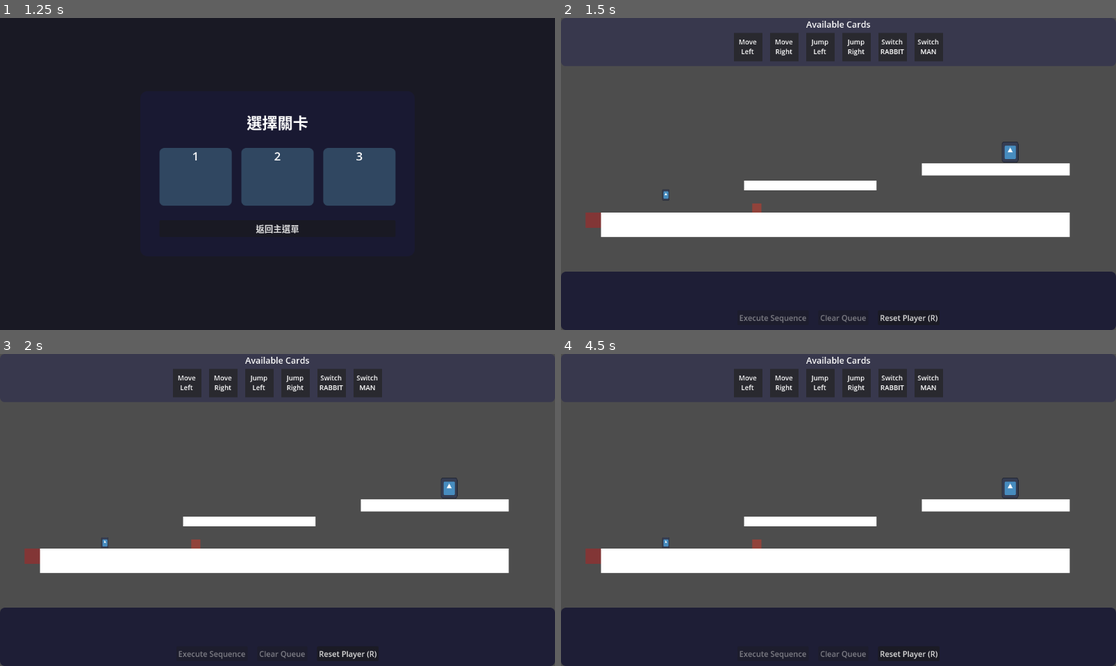
Above: before the commit, frames 1-4 (two rows, left to right).
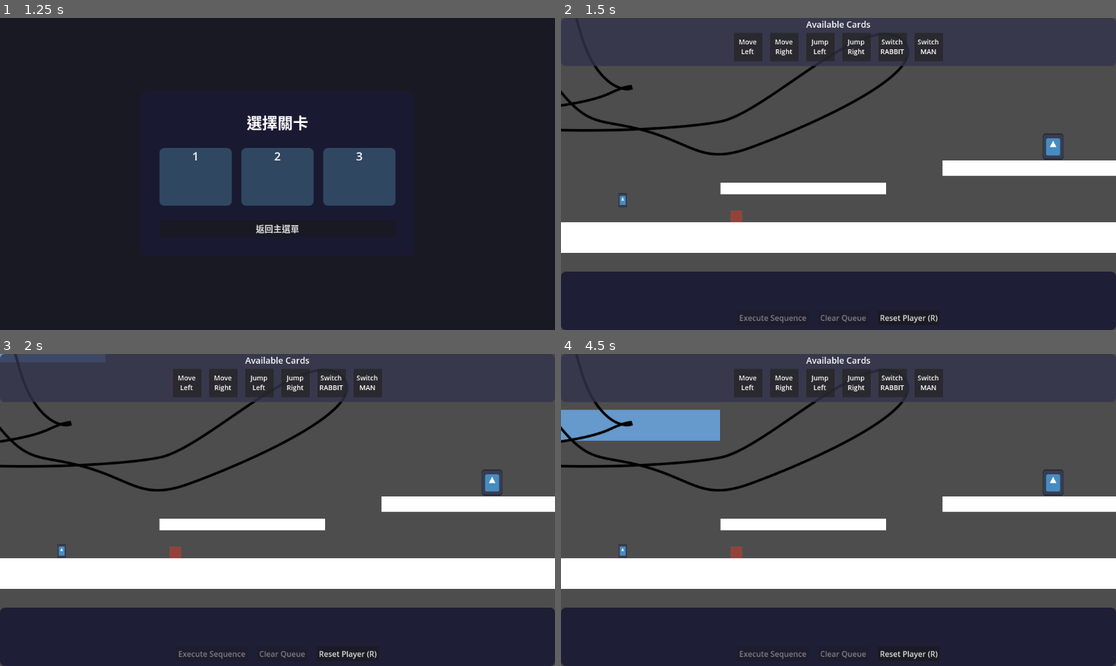
Above: after the commit, the same moments.

Repository: Yuanryan/Rune-Lengend
Game: Godot game, scene res://Scenes/main.tscn
Two runs of this game, one before a commit and one after it. Both use one fixed random seed, a clock stepped at 60 frames per second and the inputs below. The engine's default icon, where the game draws it, is replaced by a stand-in: a white triangle on a blue panel in a dark square.
Inputs (mouse positions are in pixels of both pictures, inside the frame that each line leads up to):
- Up to frame 1 (1.25 s): click "Start" at 0.5 s
- Up to frame 2 (1.5 s): click "🔒" at 1.25 s
- Up to frame 3 (2 s): no input
- Up to frame 4 (4.5 s): click "Reset Player (R)" at 2 s; tap Enter (ui_accept) at 2.75 s; drag from (749, 382) to (1010, 488) at 2.77 s; drag from (783, 382) to (1010, 488) at 3.52 s; move the mouse to (821, 382) at 4.27 s; click (821, 382) at 4.42 s

Frame 1 is identical in both runs. In frame 2, 12% of the frame differs, in the area x 0-100%, y 15-76%; in frame 3, 12%; in frame 4, 15%.

Commit message:
moving platforom, and line 2d moving trail

Diff:
--- /dev/null
+++ b/Scenes/LevelEdit/moving_platform.tscn
@@ -0,0 +1,27 @@
+[gd_scene load_steps=5 format=3 uid="uid://dhid8hboo4a2p"]
+
+[ext_resource type="Script" uid="uid://cg5b6xnuk7vi0" path="res://Scripts/Level/moving_platform.gd" id="1_rj0f2"]
+[ext_resource type="Script" path="res://Scripts/Level/smooth_line.gd" id="2_8lfmr"]
+
+[sub_resource type="RectangleShape2D" id="RectangleShape2D_1"]
+size = Vector2(384, 64)
+
+[sub_resource type="Curve2D" id="Curve2D_default"]
+_data = {
+"points": PackedVector2Array(-86.33719, 50.4568, 86.33719, -50.4568, -11, -56, -60.41051, -79.69046, 60.41051, 79.69046, 105, 83, 90.437454, -42.67395, -90.437454, 42.67395, 130, 130, -96.83762, -24.949432, 96.83762, 24.949432, -126, 192, -98.07117, 19.54605, 98.07117, -19.54605, 359, 189, -73.715416, -67.572464, 73.715416, 67.572464, 737, 20, 94.093285, -33.859325, -94.093285, 33.859325, 419, 244, 95.86991, 28.442225, -95.86991, -28.442225, 209, 210, 63.733055, 77.05906, -63.733055, -77.05906, 28, 128, -86.33719, 50.4568, 86.33719, -50.4568, 2, 0)
+}
+point_count = 10
+
+[node name="MovingPlatform" type="AnimatableBody2D"]
+script = ExtResource("1_rj0f2")
+
+[node name="CollisionShape2D" type="CollisionShape2D" parent="."]
+shape = SubResource("RectangleShape2D_1")
+
+[node name="Polygon2D" type="Polygon2D" parent="."]
+color = Color(0.4, 0.6, 0.8, 1)
+polygon = PackedVector2Array(-192, -32, 192, -32, 192, 32, -192, 32)
+
+[node name="Path2D" type="Path2D" parent="."]
+curve = SubResource("Curve2D_default")
+script = ExtResource("2_8lfmr")
--- a/Scenes/LevelEdit/moving_platforom.tscn
+++ /dev/null
@@ -1,3 +0,0 @@
-[gd_scene format=3 uid="uid://dhid8hboo4a2p"]
-
-[node name="MovingPlatforom" type="RigidBody2D"]
--- a/Scenes/Levels/level_1.tscn
+++ b/Scenes/Levels/level_1.tscn
@@ -7,6 +7,7 @@
 [ext_resource type="PackedScene" uid="uid://ctp1234l38t1a" path="res://Scenes/LevelEdit/checkpoint.tscn" id="5_cyadu"]
 [ext_resource type="PackedScene" uid="uid://dakout3cuxl2s" path="res://Scenes/LevelEdit/damage_area.tscn" id="6_5f3p6"]
 [ext_resource type="PackedScene" uid="uid://cjnqrwfc3b3qd" path="res://Scenes/LevelEdit/spike.tscn" id="6_xgxfi"]
+[ext_resource type="PackedScene" uid="uid://dhid8hboo4a2p" path="res://Scenes/LevelEdit/moving_platform.tscn" id="8_jv26f"]
 
 [node name="Level1" type="Node2D"]
 script = ExtResource("1_0x8k9")
@@ -62,7 +63,6 @@
 [node name="Camera2D" type="Camera2D" parent="."]
 position = Vector2(48, 208)
 offset = Vector2(0, 100)
-zoom = Vector2(0.8, 0.8)
 limit_enabled = false
 position_smoothing_enabled = true
 position_smoothing_speed = 8.0
@@ -94,9 +94,16 @@
 [node name="Spike" parent="." instance=ExtResource("6_xgxfi")]
 position = Vector2(-176, 384)
 
+[node name="MovingPlatform" parent="." instance=ExtResource("8_jv26f")]
+sync_to_physics = false
+
+[node name="Path2D" parent="MovingPlatform" index="2"]
+position = Vector2(-556, 10)
+
 [editable path="Land"]
 [editable path="Land2"]
 [editable path="Land3"]
 [editable path="Land5"]
 [editable path="Land4"]
 [editable path="DamageArea"]
+[editable path="MovingPlatform"]
--- /dev/null
+++ b/Scripts/Level/moving_platform.gd
@@ -0,0 +1,53 @@
+extends AnimatableBody2D
+
+@export var speed_pixels_per_second: float = 120.0
+@export var loop: bool = true
+@export var wait_time_seconds: float = 0.0
+
+@onready var path_2d: SmoothPath = $Path2D
+
+var _progress: float = 0.0
+var _direction: int = 1
+var _wait_timer: float = 0.0
+var _path_length: float = 0.0
+
+func _ready() -> void:
+	if path_2d and path_2d.curve:
+		_path_length = path_2d.curve.get_baked_length()
+		# 調用 smooth 函數來平滑路徑
+		path_2d.smooth(true)
+		remove_child(path_2d)
+		owner.add_child.call_deferred(path_2d)
+	else:
+		push_warning("MovingPlatform: No Path2D or curve found!")
+
+func _physics_process(delta: float) -> void:
+	if _path_length <= 0 or not path_2d or not path_2d.curve:
+		return
+
+	if _wait_timer > 0.0:
+		_wait_timer -= delta
+		return
+
+	var distance_to_move: float = speed_pixels_per_second * delta
+	_progress += distance_to_move * _direction
+
+	# Handle loop or ping-pong movement
+	if loop:
+		_progress = fmod(_progress, _path_length)
+		if _progress < 0:
+			_progress += _path_length
+	else:
+		if _progress >= _path_length:
+			_progress = _path_length
+			_direction = -1
+			_wait_timer = wait_time_seconds
+		elif _progress <= 0:
+			_progress = 0
+			_direction = 1
+			_wait_timer = wait_time_seconds
+
+	# Update platform position to follow the curve
+	# Curve points are local to Path2D, so add Path2D's global position
+	var curve_point = path_2d.curve.sample_baked(_progress)
+	global_position = path_2d.global_position + curve_point
--- /dev/null
+++ b/Scripts/Level/smooth_line.gd
@@ -0,0 +1,43 @@
+@tool
+class_name SmoothPath
+extends Path2D
+
+@export var spline_length : float = 100
+@warning_ignore("unused_private_class_variable")
+@export var _smooth : bool = false : set = smooth
+
+@warning_ignore("unused_private_class_variable")
+@export var _straighten : bool = false : set = straighten
+
+func straighten(value: bool):
+	if not value: return
+	for i in curve.get_point_count():
+		curve.set_point_in(i, Vector2())
+		curve.set_point_out(i, Vector2())
+
+func smooth(value):
+	if not value: return
+
+	var point_count = curve.get_point_count()
+	for i in point_count:
+		var spline = _get_spline(i)
+		curve.set_point_in(i, -spline)
+		curve.set_point_out(i, spline)
+	queue_redraw()
+
+func _get_spline(i):
+	var last_point = _get_point(i - 1)
+	var next_point = _get_point(i + 1)
+	var spline = last_point.direction_to(next_point) * spline_length
+	return spline
+
+func _get_point(i):
+	var point_count = curve.get_point_count()
+	i = wrapi(i, 0, point_count - 1)
+	return curve.get_point_position(i)
+
+func _draw():
+	var points = curve.get_baked_points()
+	if points:
+		# 確保在正確的座標系統中繪製
+		draw_polyline(points, Color.BLACK, 4, true)
Not shown: 1 places in Scenes/Levels/level_1.tscn that only renumber resources
Not shown, added: Scripts/Level/moving_platform.gd.uid
Not shown, added: Scripts/Level/smooth_line.gd.uid
Not shown, changed: icon.svg.import
